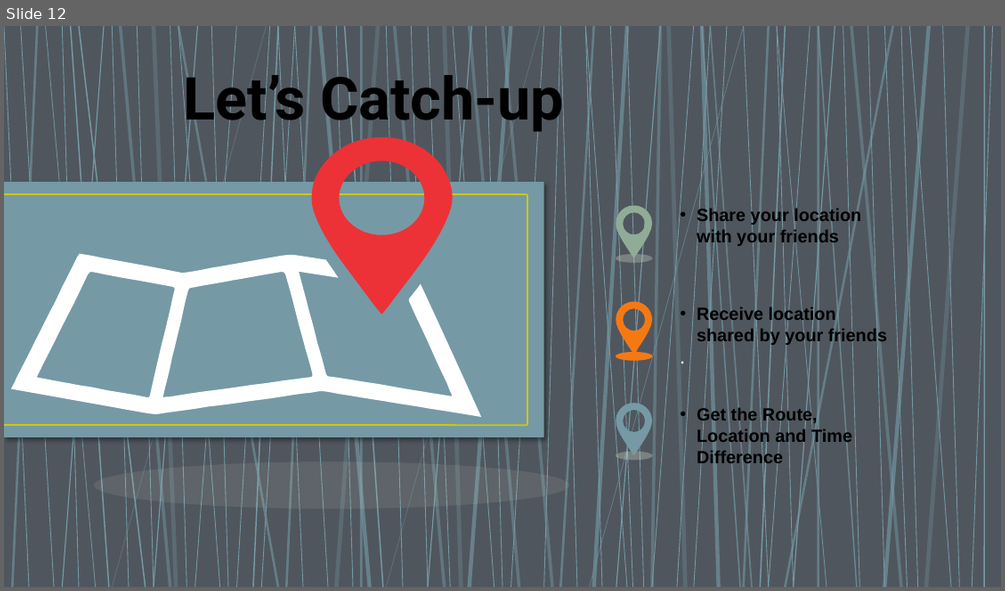
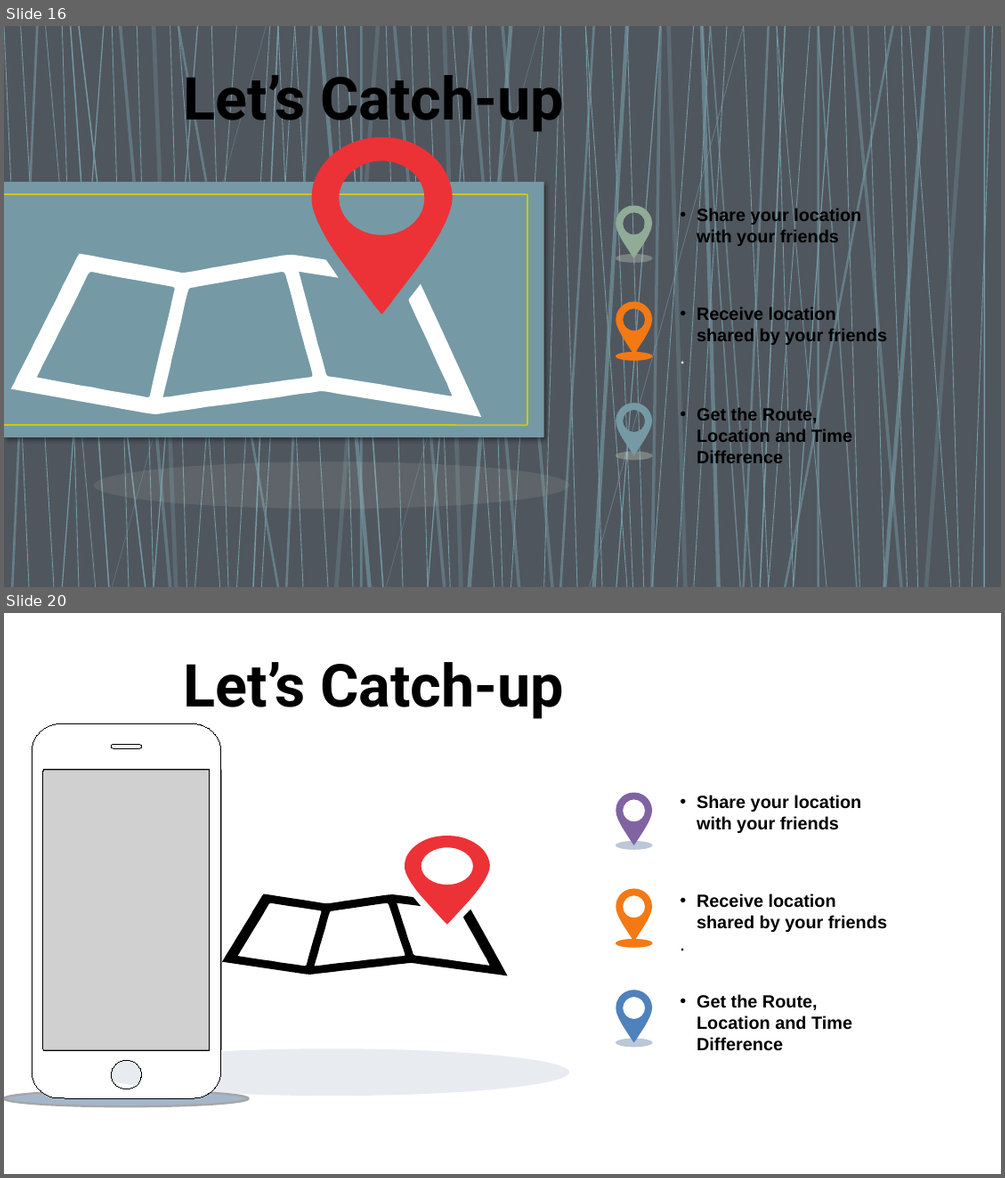
Before and after one commit to Anvisys/Documents, a slide deck: posters.pptx. Shown one above the other, each under a label of ours: slide 12 before the commit, slides 16 and 20 after it; the slides between them are not shown. The pictures are 1005x591 and 1005x1178 pixels, drawn with LibreOffice and Linux fonts; fonts in the diff are those of the drawing; grey boxes stand for pictures. Boxes give left, top, right and bottom in pixels: in the first picture for what was removed or moved away, otherwise in the second. Text is boxed around its words. In the diff, an @@ line names an element or a change of style, - is before the commit and + after.

```diff
--- a/posters.pptx
+++ b/posters.pptx
@@ slide 20 added at (x1=4, y1=613, x2=1001, y2=1174), background #FFFFFF @@
@@ text added at (x1=183, y1=662, x2=564, y2=719), 57 pt, text #000000, bold @@
+Let’s Catch-up
@@ freeform shape added at (x1=32, y1=723, x2=221, y2=1098), fill #FFFFFF, outline #000000 0.75 pt @@
@@ picture added at (x1=32, y1=770, x2=222, y2=1050) @@
@@ freeform shape added at (x1=615, y1=793, x2=653, y2=845), fill #8064A2 @@
@@ text added at (x1=696, y1=795, x2=861, y2=833), 17 pt, text #000000, bold @@
+• Share your location with your friends
@@ freeform shape added at (x1=404, y1=835, x2=491, y2=925), fill #EC3237 @@
@@ ellipse added at (x1=615, y1=841, x2=653, y2=850), fill #1F497D at 30% opacity @@
@@ freeform shape added at (x1=222, y1=894, x2=508, y2=976), fill #000000 @@
@@ freeform shape added at (x1=615, y1=888, x2=653, y2=941), fill #F57913 @@
@@ text added at (x1=696, y1=893, x2=887, y2=932), 17 pt, text #000000, bold @@
+• Receive location shared by your friends
+.
@@ ellipse added at (x1=615, y1=939, x2=653, y2=948), fill #F57913 @@
@@ freeform shape added at (x1=615, y1=989, x2=653, y2=1043), fill #4F81BD @@
@@ text added at (x1=696, y1=994, x2=852, y2=1051), 17 pt, text #000000, bold @@
+• Get the Route, Location and Time Difference
@@ ellipse added at (x1=615, y1=1038, x2=653, y2=1047), fill #1F497D at 30% opacity @@
@@ ellipse added at (x1=94, y1=1049, x2=569, y2=1096), fill #1F497D at 10% opacity @@
@@ ellipse added at (x1=4, y1=1091, x2=249, y2=1107), fill #1F497D at 40% opacity, outline #A6A6A6 2 pt @@
@@ what was slide 12 is now slide 16 @@
```
Also in this commit, not shown: 1 slide changed, 13 other slides added, 5 other files.
